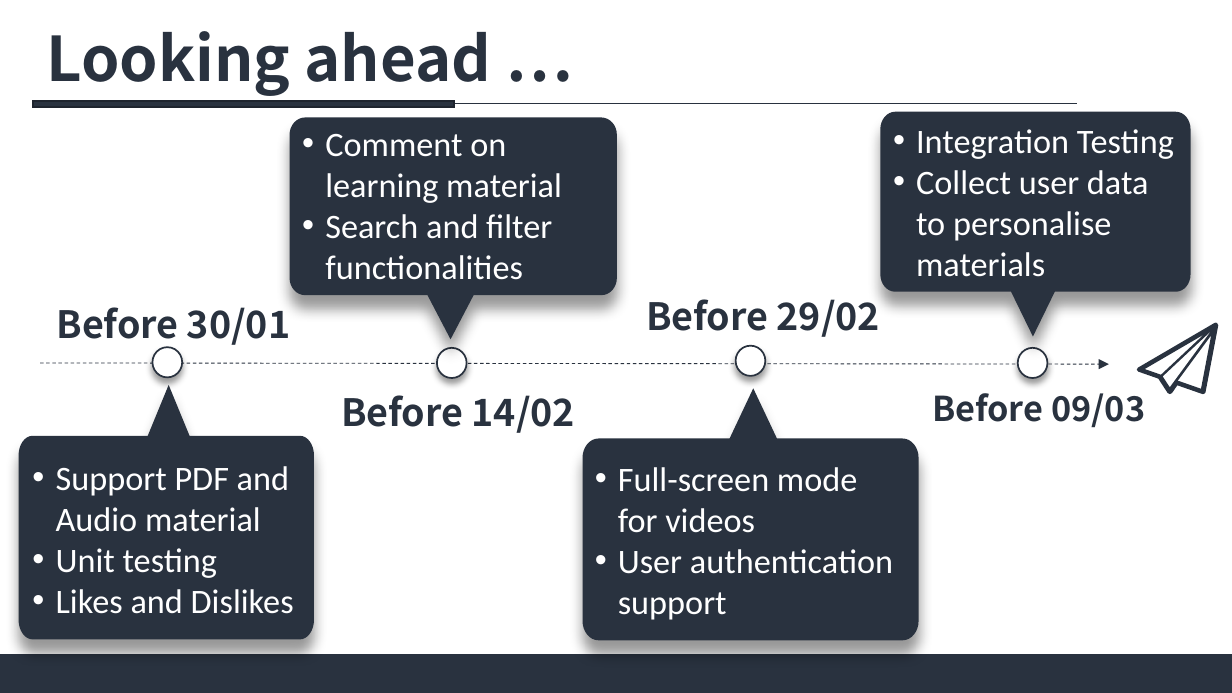
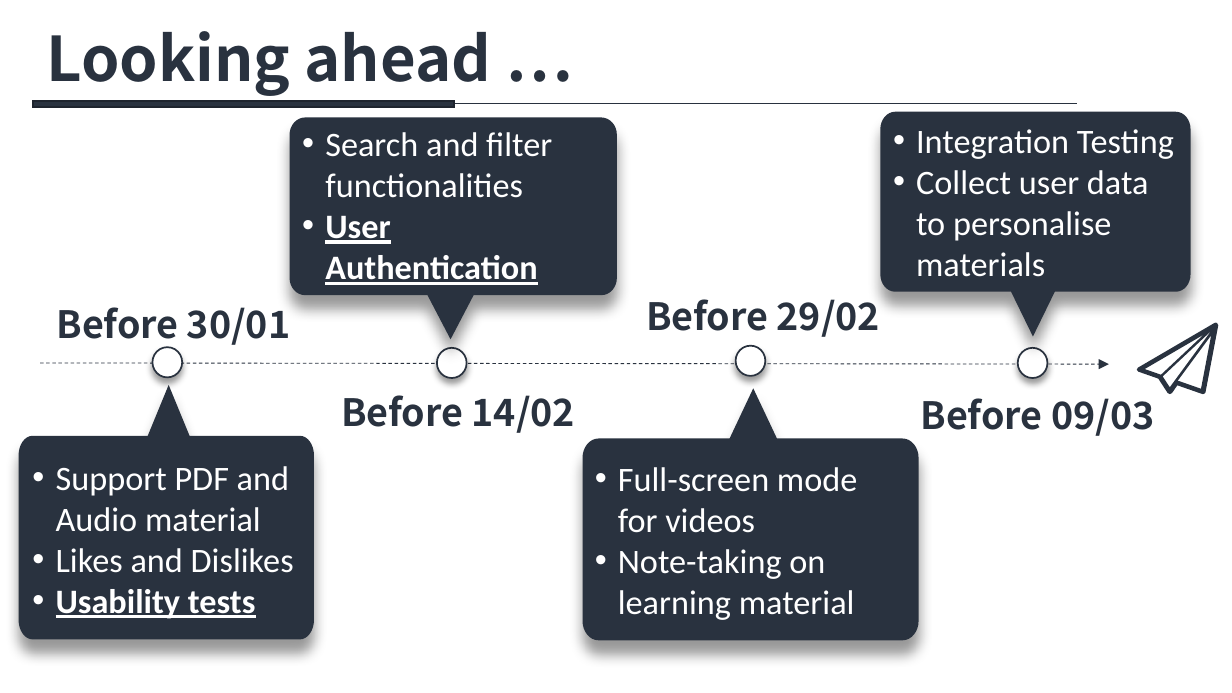
Before and after one commit to magetron/X5GON-mobile, a slide deck: slide 3 of presentation/X5GON-Team 4.pptx. Drawn at 1232x693 pixels with LibreOffice and Linux fonts; fonts in the diff are those of the drawing; background and template pictures are left out. Boxes give left, top, right and bottom in pixels: in the first picture for what was removed or moved away, otherwise in the second. Text is boxed around its words. In the diff, an @@ line names an element or a change of style, - is before the commit and + after.

Commit message:
update presentation

```diff
--- a/presentation/X5GON-Team 4.pptx
+++ b/presentation/X5GON-Team 4.pptx
@@ text at <box>325,134,562,203</box>: paragraph removed @@
-• Comment on learning material
@@ text at <box>325,215,537,285</box>: paragraph added @@
+• User Authentication
@@ text "Before 09/03": place and size @@
-text "Before 09/03" at <box>932,393,1145,428</box>
+text "Before 09/03" at <box>921,398,1154,436</box>
@@ text "Before 09/03" at <box>921,398,1154,436</box>: size 20 to 22 pt @@
@@ text at <box>56,548,217,578</box>: paragraph removed @@
-• Unit testing
@@ text at <box>618,549,855,620</box>: text changed @@
-• User authentication support
+• Note-taking on learning material
@@ text at <box>56,589,256,619</box>: paragraph added @@
+• Usability tests
@@ rectangle removed at <box>0,654,1232,692</box> @@
```
Also in this commit, not shown: 2 other slides changed.
